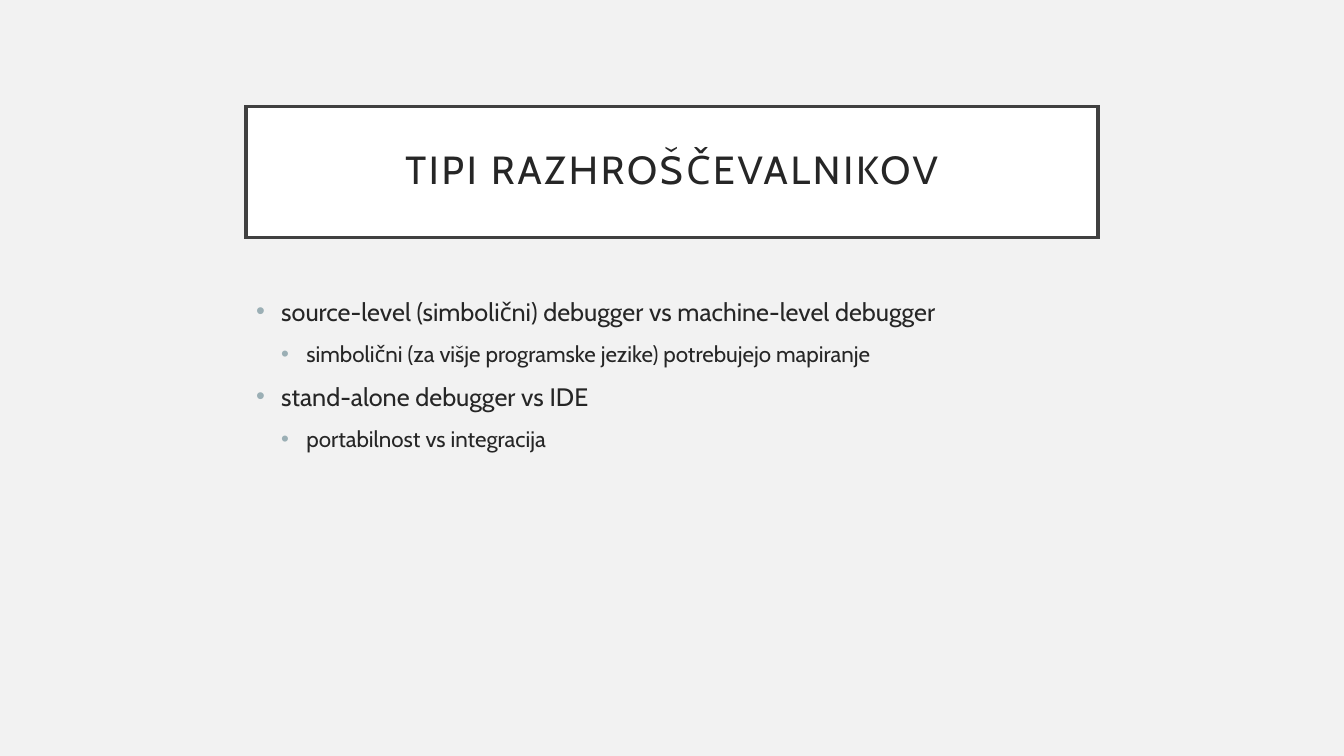
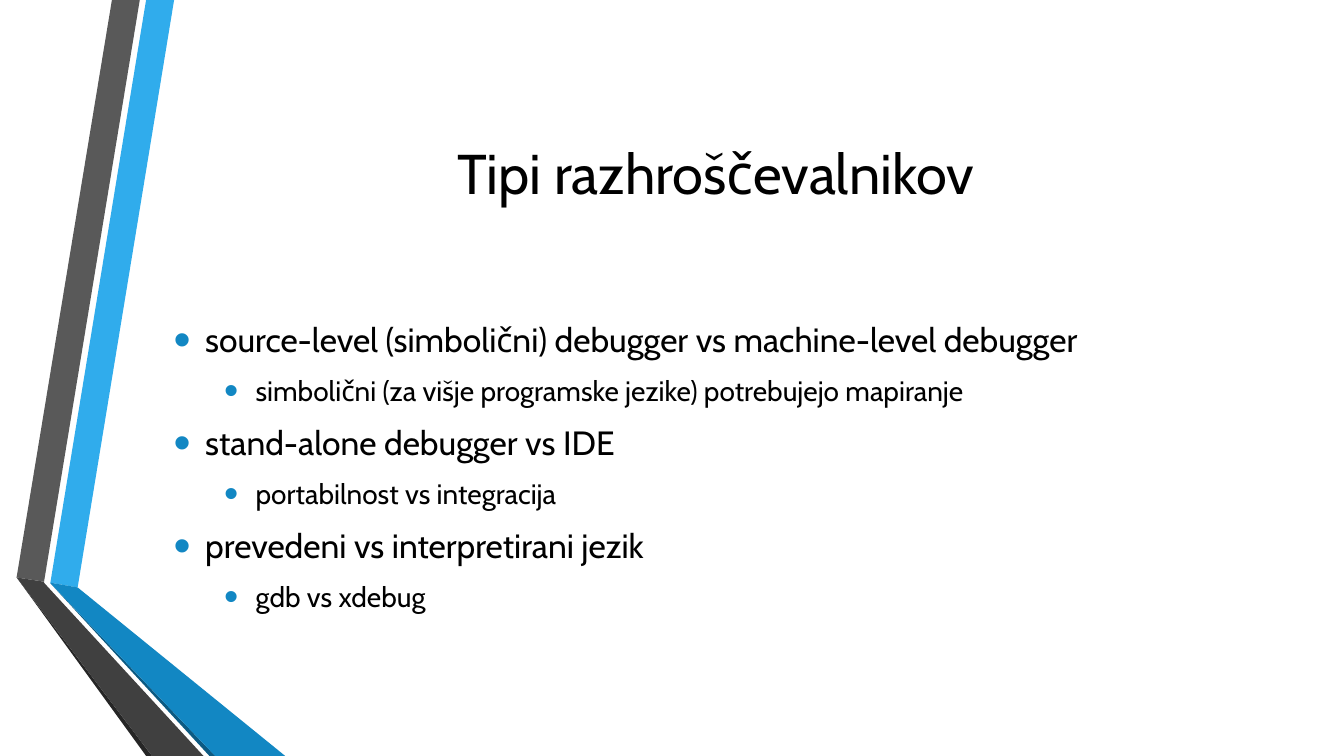
Before and after one commit to jakoberzar/razhroscevalniki, a slide deck: slide 4 of debuggers.pptx. Drawn at 1344x756 pixels with LibreOffice and Linux fonts; fonts in the diff are those of the drawing; background and template pictures are left out. Boxes give left, top, right and bottom in pixels: in the first picture for what was removed or moved away, otherwise in the second. Text is boxed around its words. In the diff, an @@ line names an element or a change of style, - is before the commit and + after.

Commit message:
Updated for HDH and added instructions for debugging xdebug.

```diff
--- a/debuggers.pptx
+++ b/debuggers.pptx
@@ background #F2F2F2 to picture (left out) @@
@@ title "Tipi razhroščevalnikov": place and size @@
-title "Tipi razhroščevalnikov" at <box>246,106,1098,237</box>
+title "Tipi razhroščevalnikov" at <box>458,154,542,207</box>
@@ title "Tipi razhroščevalnikov" at <box>458,154,542,207</box>: fill #FFFFFF to none; outline #404040 2.5 pt to none @@
@@ title at <box>458,154,542,207</box>: text changed; size 28 to 40 pt; text colour #262626 to #000000 @@
-TIPI RAZHROŠČEVALNIKOV
+Tipi razhroščevalnikov
@@ text "source-level (simbolični) debugger vs machine-level ...": place and size @@
-text "source-level (simbolični) debugger vs machine-level ..." at <box>281,302,935,453</box>
+text "source-level (simbolični) debugger vs machine-level ..." at <box>205,326,1078,614</box>
@@ text "source-level (simbolični) debugger vs machine-level ..." at <box>205,326,1078,614</box>: vertical alignment top to middle @@
@@ text at <box>205,326,1078,511</box>: size 18 to 24 pt in "source-level (simbolični) debugger vs machine-level debugger", "stand-alone debugger vs IDE"; text colour #262626 to #000000 in "source-level (simbolični) debugger vs machine-level debugger", "simbolični (za višje programske jezike) potrebujejo mapiranj ...", "stand-alone debugger vs IDE", "portabilnost vs integracija"; size 16 to 20 pt in "simbolični (za višje programske jezike) potrebujejo mapiranj ...", "portabilnost vs integracija"; indent changed; bullet colour #9BAFB5 to #1287C3 @@
@@ text at <box>205,532,643,614</box>: paragraphs added @@
+• prevedeni vs interpretirani jezik
+  • gdb vs xdebug
@@ group added at <box>16,0,285,756</box>: 6 freeform shapes @@
```
Also in this commit, not shown: 27 other slides changed, 3 slides added, 1 slide removed, 3 other files.
